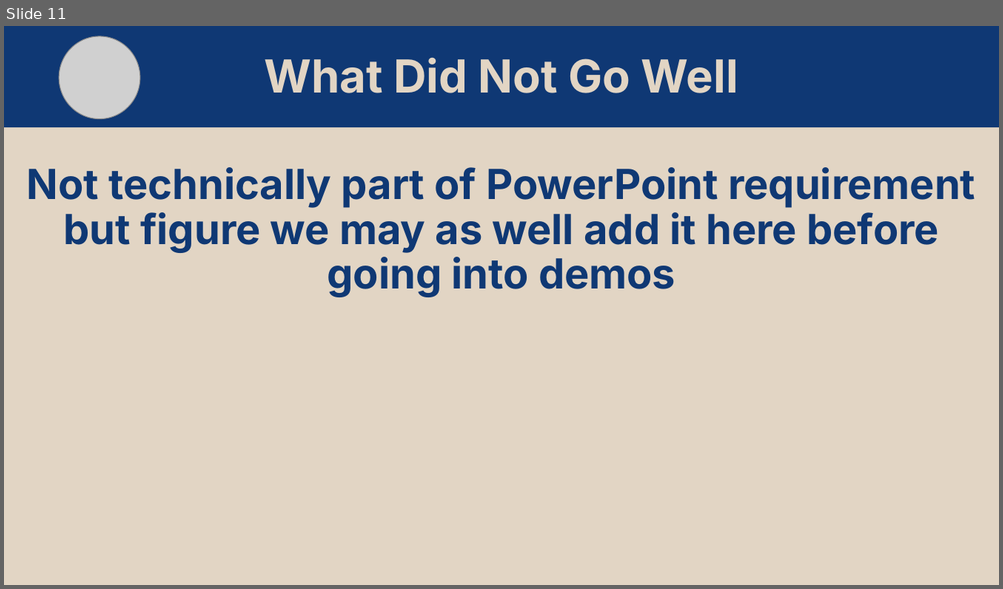
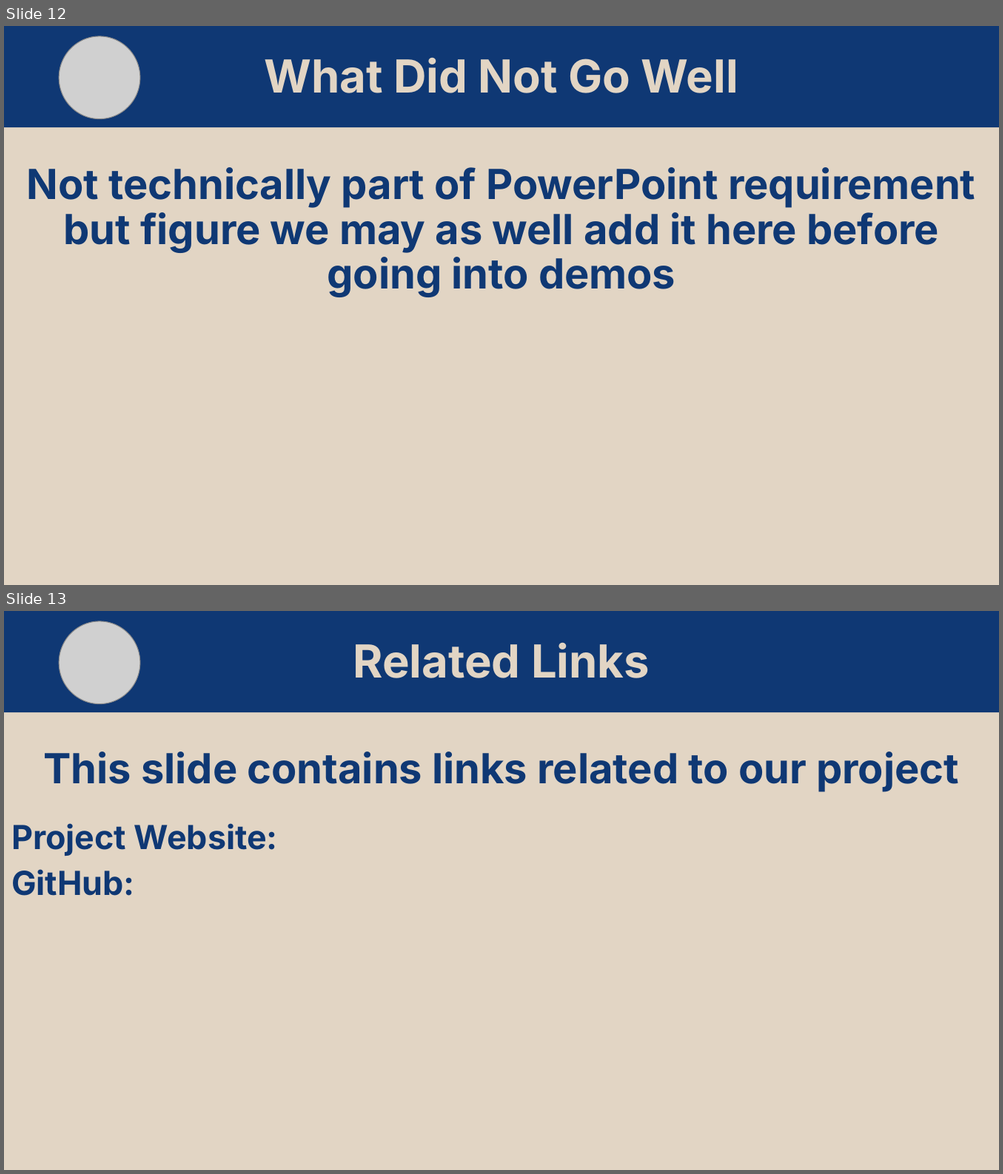
Before and after one commit to matt11matthew/NutritionCompass, a slide deck: diagrams/Nutrition Compass Presentation.pptx. Shown one above the other, each under a label of ours: slide 11 before the commit, slides 12 and 13 after it. The pictures are 1003x589 and 1003x1174 pixels, drawn with LibreOffice and Linux fonts; fonts in the diff are those of the drawing; grey boxes stand for pictures. Boxes give left, top, right and bottom in pixels: in the first picture for what was removed or moved away, otherwise in the second. Text is boxed around its words. In the diff, an @@ line names an element or a change of style, - is before the commit and + after.

```diff
--- a/diagrams/Nutrition Compass Presentation.pptx
+++ b/diagrams/Nutrition Compass Presentation.pptx
@@ slide 13 added at (x1=4, y1=611, x2=999, y2=1170), background #E2D5C4 @@
@@ rectangle added at (x1=4, y1=611, x2=999, y2=712), fill #0F3874 @@
@@ picture added at (x1=60, y1=621, x2=141, y2=704) @@
@@ text added at (x1=353, y1=642, x2=649, y2=678), 44 pt, text #E2D5C4, bold @@
+Related Links
@@ text added at (x1=43, y1=752, x2=959, y2=792), 40 pt, text #0F3874, bold @@
+This slide contains links related to our project
@@ text added at (x1=11, y1=823, x2=278, y2=896), 32 pt, text #0F3874, bold @@
+Project Website:
+GitHub:
@@ what was slide 11 is now slide 12 @@
```
Also in this commit, not shown: 3 slides changed, 2 other slides added, 1 slide removed.
